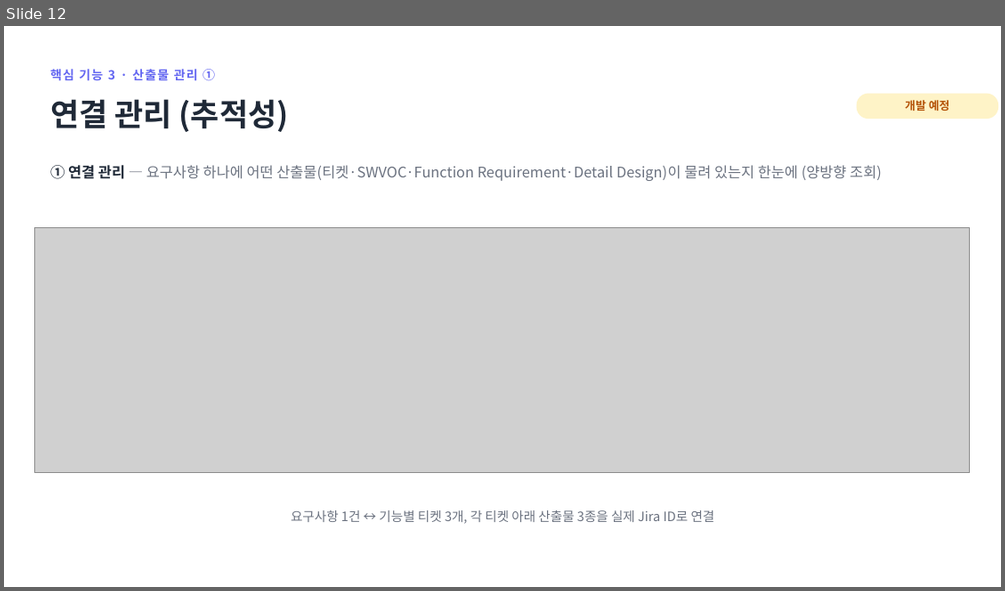
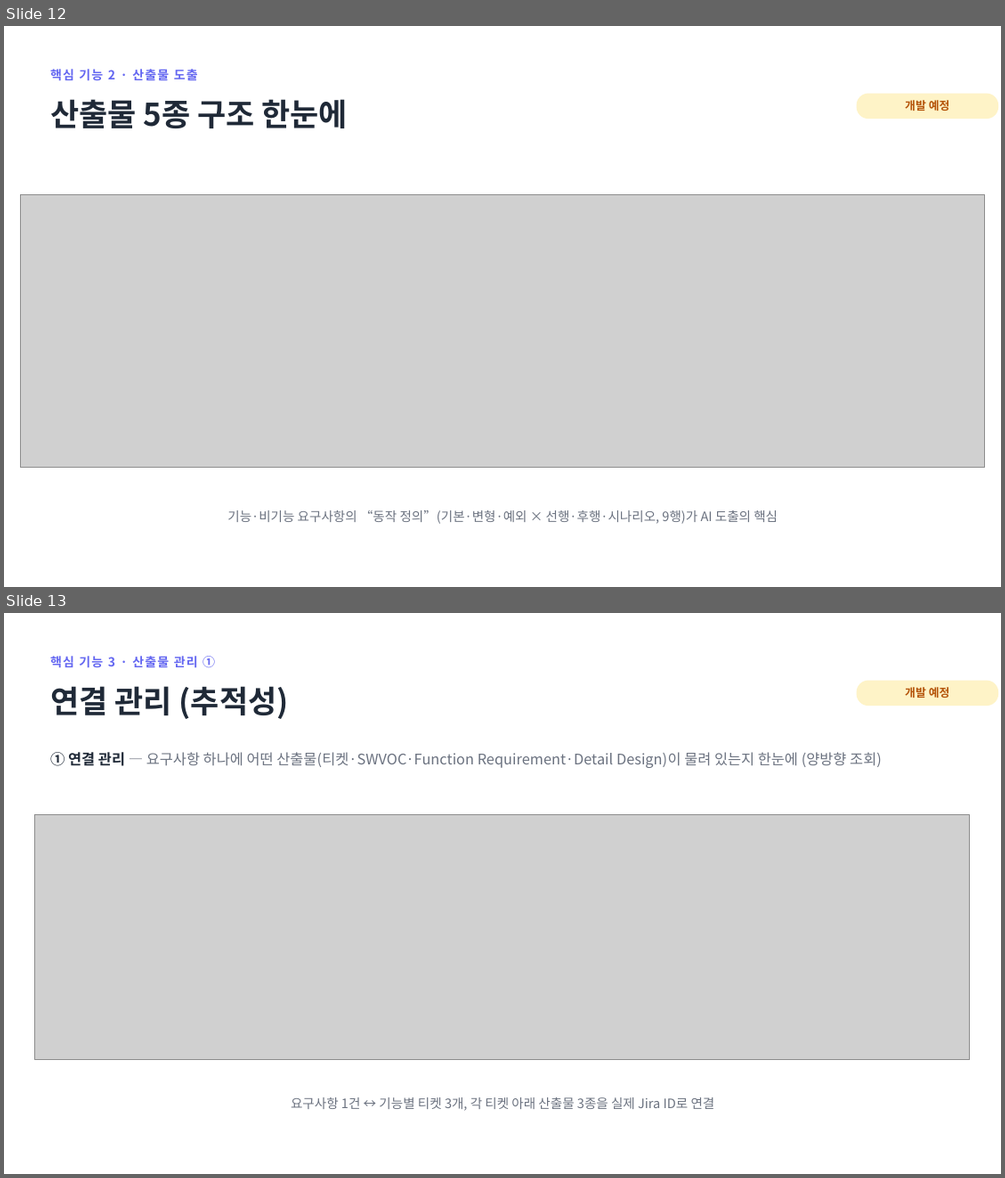
Before and after one commit to jihunhan98/semes-superrookie, a slide deck: docs/진행공유_요구사항자동화.pptx. Shown one above the other, each under a label of ours: slide 12 before the commit, slides 12 and 13 after it. The pictures are 1005x591 and 1005x1178 pixels, drawn with LibreOffice and Linux fonts; fonts in the diff are those of the drawing; grey boxes stand for pictures. Boxes give left, top, right and bottom in pixels: in the first picture for what was removed or moved away, otherwise in the second. Text is boxed around its words. In the diff, an @@ line names an element or a change of style, - is before the commit and + after.

```diff
--- a/docs/진행공유_요구사항자동화.pptx
+++ b/docs/진행공유_요구사항자동화.pptx
@@ slide 12 added at [4,26,1001,587], background #FFFFFF @@
@@ text added at [50,69,198,80], 12 pt, text #6366F1, bold @@
+핵심 기능 2 · 산출물 도출
@@ text added at [50,99,348,128], 30 pt, text #1F2937, bold @@
+산출물 5종 구조 한눈에
@@ rounded rectangle added at [857,94,998,119], fill #FEF3C7, 11 pt, text #B45309, bold @@
+개발 예정
@@ picture added at [20,194,985,467] @@
@@ text added at [227,510,777,524], 12.5 pt, text #6B7280 @@
+기능·비기능 요구사항의 “동작 정의”(기본·변형·예외 × 선행·후행·시나리오, 9행)가 AI 도출의 핵심
@@ what was slide 12 is now slide 13 @@
```
Also in this commit, not shown: 1 other slide added, 1 slide removed, 2 other files.
